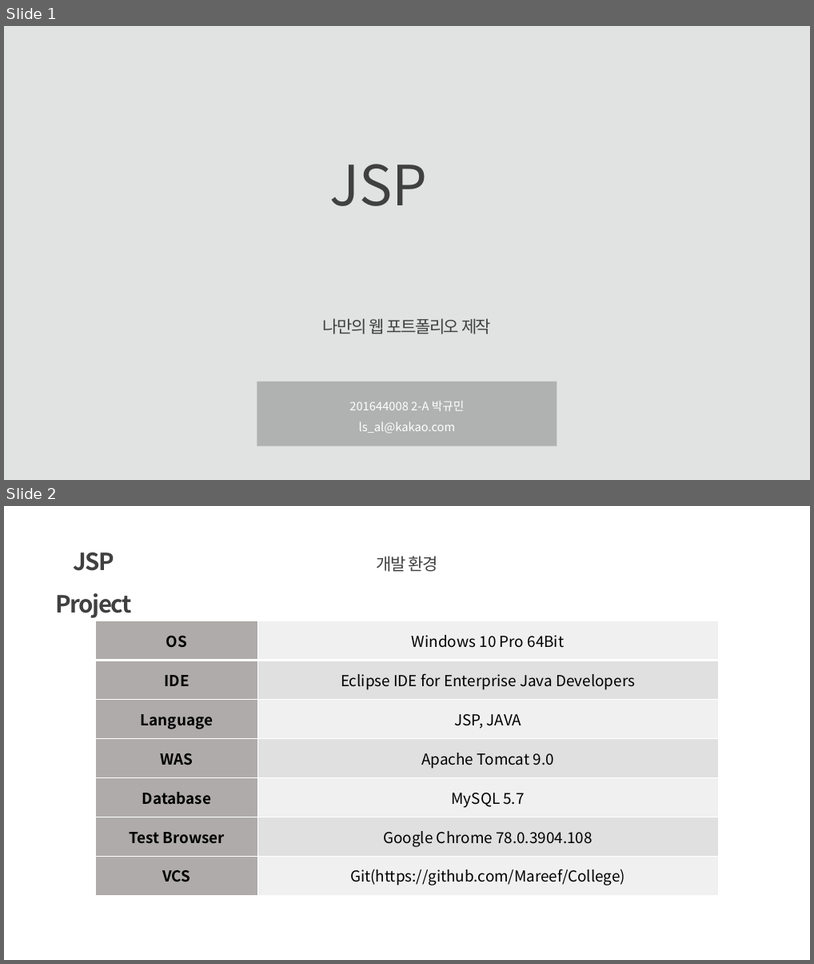
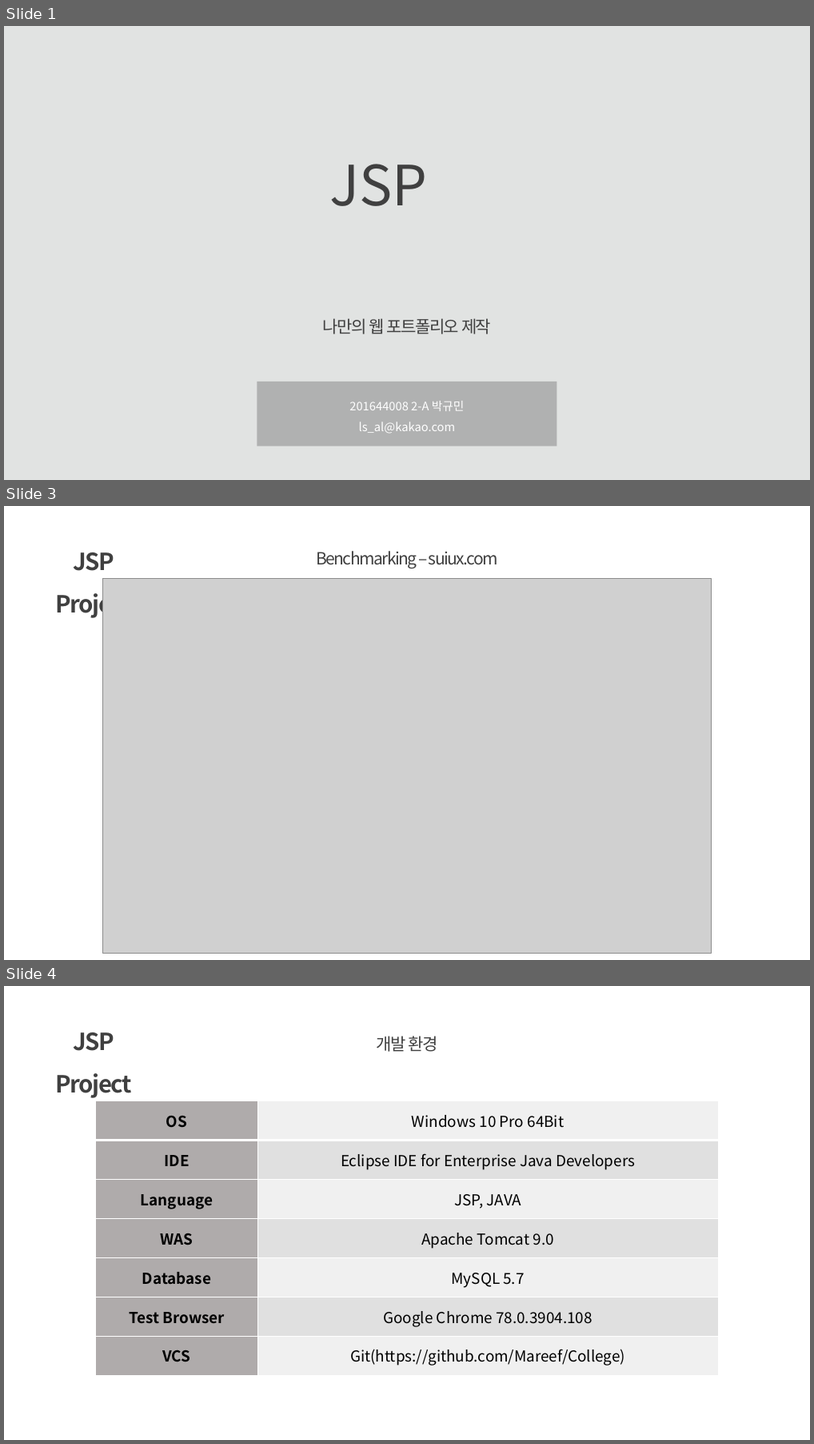
Before and after one commit to Mareef/College, a slide deck: jsp/project_201644008_3.pptx. Shown one above the other, each under a label of ours: slides 1 and 2 before the commit, slides 1, 3 and 4 after it; the slides between them are not shown. The pictures are 814x964 and 814x1444 pixels, drawn with LibreOffice and Linux fonts; fonts in the diff are those of the drawing; grey boxes stand for pictures. Boxes give left, top, right and bottom in pixels: in the first picture for what was removed or moved away, otherwise in the second. Text is boxed around its words. In the diff, an @@ line names an element or a change of style, - is before the commit and + after.

```diff
--- a/jsp/project_201644008_3.pptx
+++ b/jsp/project_201644008_3.pptx
@@ slide 3 added at (4,506,810,960), background #FFFFFF @@
@@ text added at (56,552,131,619), 28 pt, text #404040, bold @@
+JSP Project
@@ text added at (316,551,498,568), 20 pt, text #404040 @@
+Benchmarking – suiux.com
@@ picture added at (102,579,712,953) @@
@@ what was slide 2 is now slide 4 @@
```
Also in this commit, not shown: 1 other slide added, 1 slide removed.
